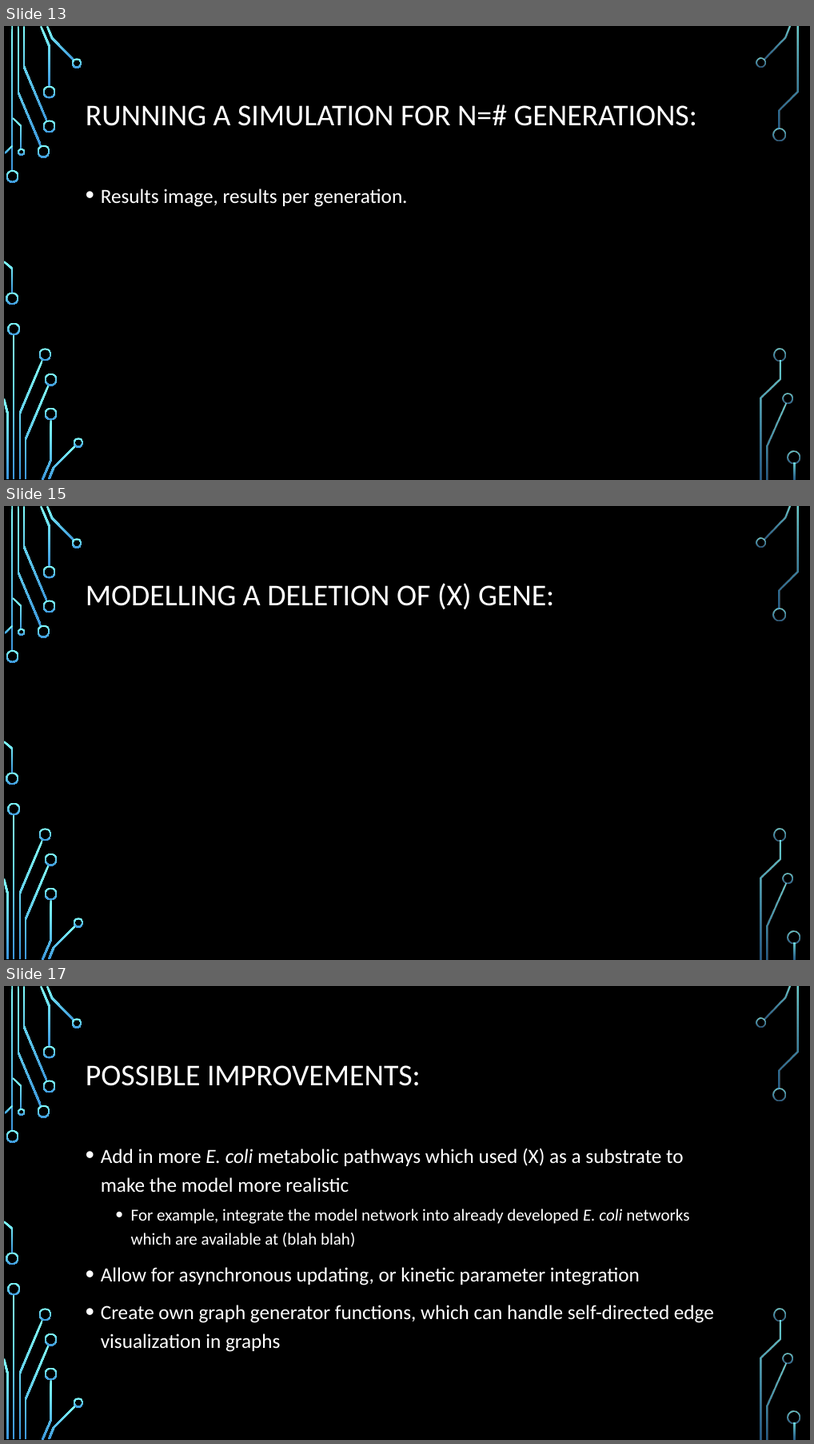
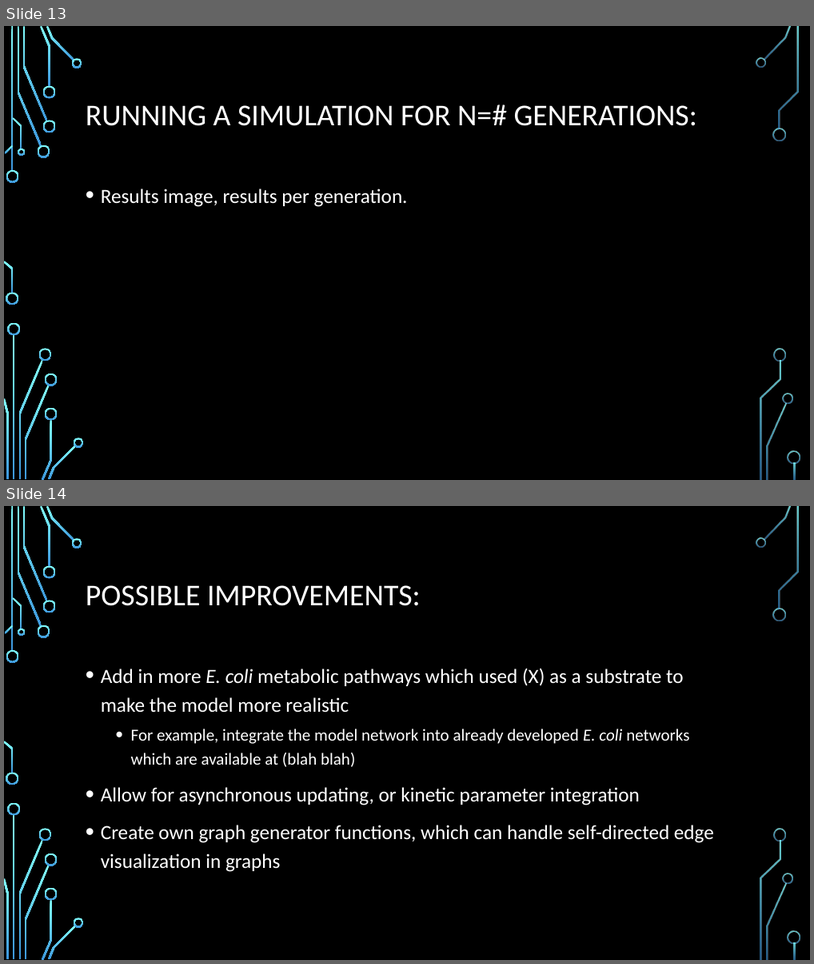
Before and after one commit to saleisha57/Bioinformatics_Final, a slide deck: Bioinformatics Project Slides_Better.pptx. Shown one above the other, each under a label of ours: slides 13, 15 and 17 before the commit, slides 13 and 14 after it; the slides between them are not shown. The pictures are 814x1444 and 814x964 pixels, drawn with LibreOffice and Linux fonts; fonts in the diff are those of the drawing; background and template pictures are left out. Boxes give left, top, right and bottom in pixels: in the first picture for what was removed or moved away, otherwise in the second. Text is boxed around its words. In the diff, an @@ line names an element or a change of style, - is before the commit and + after.

```diff
--- a/Bioinformatics Project Slides_Better.pptx
+++ b/Bioinformatics Project Slides_Better.pptx
@@ slide 15 removed at [4,506,810,960], background picture (left out); not listed: 36 template elements that a slide beside it also shows @@
@@ title removed at [86,583,554,609] @@
-MODELLING A DELETION OF (X) GENE:
@@ what was slide 17 is now slide 14 @@
```
Also in this commit, not shown: 3 slides changed, 1 slide added, 3 other slides removed.
